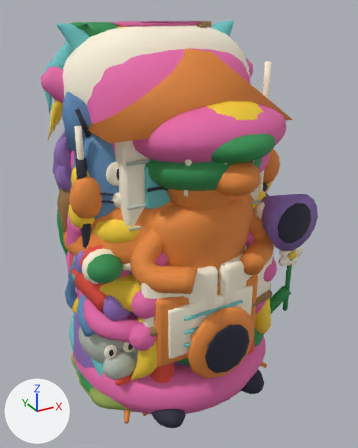
Two versions of the glTF model public/models/toy-racers.glb, one commit apart.
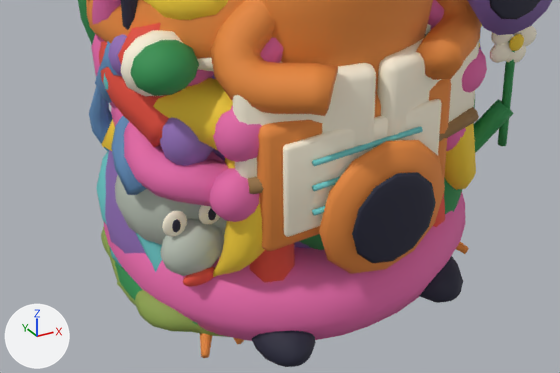
Each version is shown whole from a 50 mm lens placed at (-0.59, -1.116, 1.016), pointed at (0.014, -0.019, 0.467), then close up on the part from 5% to 88% of the width and 52% to 96% of the height. Arrows for +X, +Y and +Z are at lower left; the lights stay in place. The last two pictures show the newer version. Vertices at exactly the same position are counted once.

The first close-up shows 'blimp_sculpt', 'centaur_sculpt', 'coach_sculpt', 'copycat_sculpt', 'dicemonger_sculpt', 'egg_sculpt', 'flip-flop_sculpt', 'leaptoad_sculpt', 'lovable-loser_sculpt', 'romantic_sculpt', 'stickler_sculpt', 'suckerfish_sculpt' and 11 more.
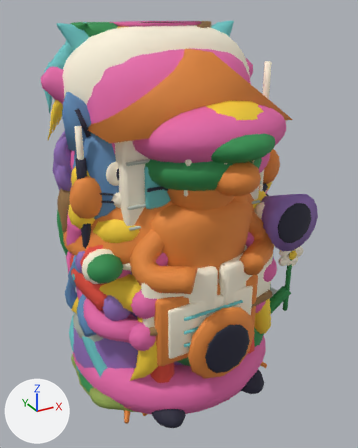
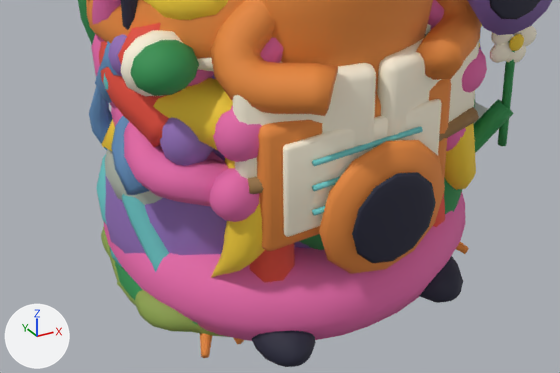
Diff of the bpy script that builds the scene:
```diff
--- a/public/models/toy-racers.glb.py
+++ b/public/models/toy-racers.glb.py
@@ me_blimp_sculpt @@
 # used by ob_blimp_sculpt; location = (0.0, 0.0, 0.0)
-me_blimp_sculpt.from_pydata(...)  # 1687 vertices, 3323 faces; spans x -0.3..0.3, y -0.186..0.186, z 0.0..0.377
+me_blimp_sculpt.from_pydata(...)  # 1537 vertices, 2898 faces; spans x -0.3..0.3, y -0.16..0.16, z 0.0..0.386
+# me_blimp_sculpt part 1: a new loose piece, a UV sphere (20 segments, 12 rings, poles along y) spanning x -0.3..0.281, y -0.14..0.14, z 0.075..0.376, in mat_toy_paper
+# me_blimp_sculpt part 2: 8 loose pieces with 953 vertices, spanning x -0.274..0.132, y -0.175..0.186, z 0.0..0.377, are deleted
+# me_blimp_sculpt part 3: 1 vertex moved within x -0.235, y -0.083, z 0.247; 429 vertices removed from x -0.3..0.3, y -0.186..0.104, z 0.0..0.359; 772 vertices added at x -0.241..0.3, y -0.16..0.16, z 0.034..0.386
+# other edits to the shape of me_blimp_sculpt do not show in these pictures
 me_blimp_sculpt.materials.append(mat_toy_paper)
```

Changed parts and their boxes (x1, y1, x2, y2) in the close-ups (560 x 373 px; the box of a moved part takes in the faces that stretch with it):
'blimp_sculpt', reshaped (mostly hidden afterwards)
    before: (115, 175, 227, 287)
    after: (105, 102, 488, 205)
part 1 of me_blimp_sculpt, added
    after: (105, 149, 163, 205)
part 2 of me_blimp_sculpt, deleted
    before: (160, 205, 224, 287)
part 3 of me_blimp_sculpt, moved or reshaped (mostly hidden afterwards)
    before: (115, 175, 227, 245)
    after: (474, 102, 488, 124)
